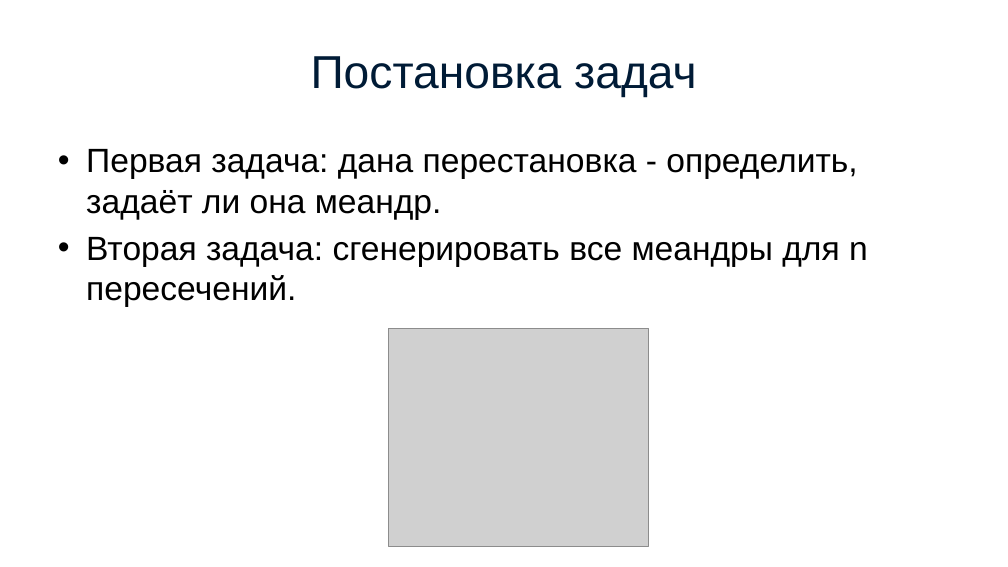
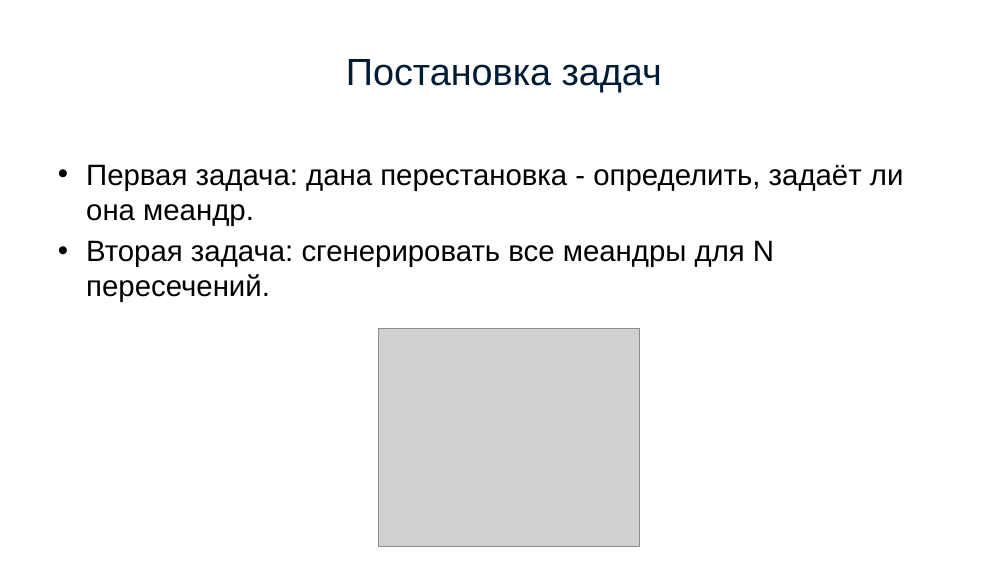
Before and after one commit to simonvar/Meanders, a slide deck: slide 3 of documents/presentation.pptx (slide 2 before the commit). Drawn at 1008x567 pixels with LibreOffice and Linux fonts; fonts in the diff are those of the drawing; grey boxes stand for pictures. Boxes give left, top, right and bottom in pixels: in the first picture for what was removed or moved away, otherwise in the second. Text is boxed around its words. In the diff, an @@ line names an element or a change of style, - is before the commit and + after.

```diff
--- a/documents/presentation.pptx
+++ b/documents/presentation.pptx
@@ title "Постановка задач" at (x1=346, y1=59, x2=662, y2=92): size 44 to 36 pt @@
@@ text "Первая задача: дана перестановка - ..." moved from (x1=86, y1=149, x2=868, y2=307) to (x1=86, y1=164, x2=904, y2=302) @@
@@ text at (x1=86, y1=164, x2=904, y2=226): size 32 to 28 pt in "Первая задача: дана перестановка - определить, задаёт ..." @@
@@ text at (x1=86, y1=240, x2=774, y2=302): text changed; size 32 to 28 pt @@
-• Вторая задача: сгенерировать все меандры для n пересечений.
+• Вторая задача: сгенерировать все меандры для N пересечений.
@@ picture moved from (x1=388, y1=328, x2=649, y2=546) to (x1=379, y1=328, x2=640, y2=546) @@
```
Also in this commit, not shown: 2 other slides changed, 2 slides added, 2 slides removed, 1 other file.
